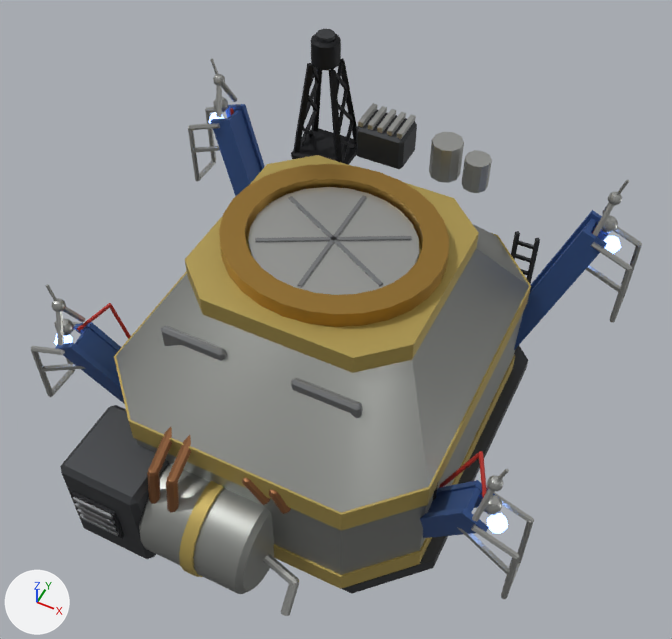
The glTF model client/assets/models/packs/placeholders/roboport.glb: old version first, new version second.
One viewpoint serves both versions: a 50 mm camera at (2.12, -4.25, 6.34) aimed at (0.11, -0.23, 1.32). Lighting does not change. The marker at lower left points along +X, +Y and +Z. The picture after the commit comes second. Vertices at exactly the same position are counted once.

Script lines for the objects in view, before the commit:
```python
me_anim_door_n = bpy.data.meshes.new('anim_door_n')
me_anim_door_n.from_pydata(...)  # 50 vertices, 84 faces; spans x -0.6..0.6, y -0.013..0.55, z -0.01..0.043
# faces by material slot: [48, 36]
me_anim_door_n.materials.append(mat_steel_light)
me_anim_door_n.materials.append(mat_steel)
me_anim_door_s = bpy.data.meshes.new('anim_door_s')
me_anim_door_s.from_pydata(...)  # 50 vertices, 84 faces; spans x -0.6..0.6, y -0.55..0.013, z -0.01..0.043
# faces by material slot: [48, 36]
me_anim_door_s.materials.append(mat_steel_light)
me_anim_door_s.materials.append(mat_steel)
me_body = bpy.data.meshes.new('body')
me_body.from_pydata(...)  # 2832 vertices, 4984 faces; spans x -1.9..1.9, y -2.02..1.5, z 0.0..2.69
me_body.materials.append(mat_steel_dark)
me_body.materials.append(mat_steel_robo)
me_body.materials.append(mat_paint_robo)
me_body.materials.append(mat_brass_rim)
me_body.materials.append(mat_steel_light)
me_body.materials.append(mat_steel_black)
me_body.materials.append(mat_steel)
me_body.materials.append(mat_copper_dull)
me_body.materials.append(mat_paint_robo_blue)
me_body.materials.append(mat_rubber_red)
ob_anim_door_n = bpy.data.objects.new('anim_door_n', me_anim_door_n)
ob_anim_door_n.location = (0.0, -0.05, 1.88)
ob_anim_door_s = bpy.data.objects.new('anim_door_s', me_anim_door_s)
ob_anim_door_s.location = (0.0, -0.05, 1.88)
ob_body = bpy.data.objects.new('body', me_body)
ob_body.location = (0.0, 0.0, 0.0)
```
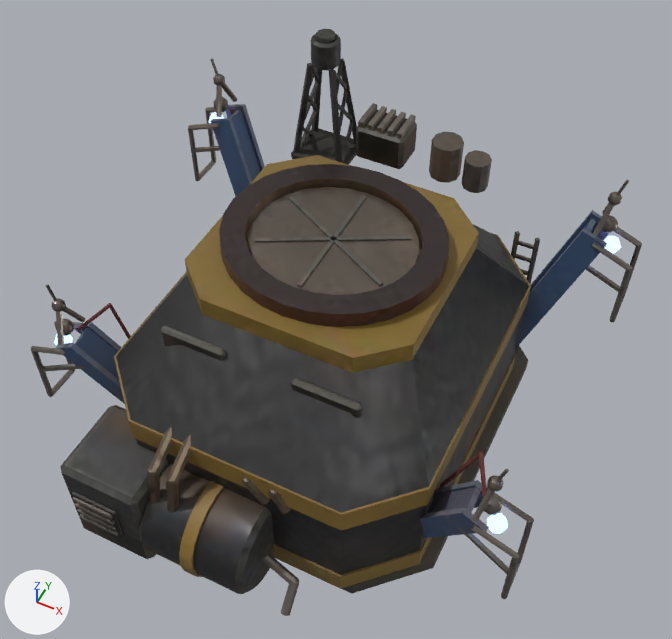
Pixel boxes (x1, y1, x2, y2) of what changed, in the pictures (672 x 639 px; the box of a moved part takes in the faces that stretch with it):
part 1 of me_anim_door_n, recoloured (darker)
    both: (258, 187, 419, 267)
part 2 of me_anim_door_n, recoloured
    both: (288, 195, 412, 241)
part 3 of me_anim_door_s, recoloured (darker)
    both: (248, 214, 412, 295)
part 4 of me_anim_door_s, recoloured
    both: (255, 237, 383, 287)
part 5 of me_body, moved or reshaped
    both: (242, 479, 270, 505)
part 6 of me_body, edited (looks the same)
    both: (60, 29, 540, 594)
part 7 of me_body, recoloured (grey to black)
    both: (116, 224, 529, 594)
part 8 of me_body, recoloured
    both: (114, 155, 531, 589)
part 9 of me_body, recoloured (darker)
    both: (219, 164, 449, 327)
part 10 of me_body, recoloured
    both: (31, 58, 642, 616)
part 11 of me_body, recoloured
    both: (71, 33, 357, 538)
part 12 of me_body, recoloured
    both: (72, 326, 363, 536)
part 13 of me_body, recoloured
    both: (147, 427, 291, 514)
part 14 of me_body, recoloured
    both: (55, 104, 609, 538)
part 15 of me_body, recoloured
    both: (77, 108, 597, 498)

The change in detail:
Picture 'Image_0' (img_image_0) is new.
Picture 'Image_2' (img_image_2) is new.
Picture 'Image_1' (img_image_1) is new.
Material 'pbr_body' (mat_pbr_body) is new.
Uses the picture img_image_0.
Uses the picture img_image_1.
Uses the picture img_image_2.
me_anim_door_n has 50 vertices, 84 faces and spans x -0.6..0.6, y -0.013..0.55, z -0.01..0.043.
me_anim_door_n is used by ob_anim_door_n; location (0.0, -0.05, 1.88).
me_anim_door_n part 1: 48 faces spanning x -0.6..0.6, y 0.0..0.55, z -0.01..0.03 switch from mat_steel_light to mat_pbr_body.
me_anim_door_n part 2: 36 faces spanning x -0.483..0.483, y -0.013..0.5, z 0.027..0.043 switch from mat_steel to mat_pbr_body.
me_anim_door_s has 50 vertices, 84 faces and spans x -0.6..0.6, y -0.55..0.013, z -0.01..0.043.
me_anim_door_s is used by ob_anim_door_s; location (0.0, -0.05, 1.88).
me_anim_door_s part 3: 48 faces spanning x -0.6..0.6, y -0.55..0.0, z -0.01..0.03 switch from mat_steel_light to mat_pbr_body.
me_anim_door_s part 4: 36 faces spanning x -0.483..0.483, y -0.5..0.013, z 0.027..0.043 switch from mat_steel to mat_pbr_body.
me_body has 2832 vertices, 4984 faces and spans x -1.9..1.9, y -2.02..1.5, z 0.0..2.69.
me_body is used by ob_body; location (0.0, 0.0, 0.0).
Part 5, on me_body:
38 faces are deleted.
38 new faces join them.
me_body part 6: 308 faces spanning x -1.32..1.32, y -1.95..1.5, z 0.0..2.69 switch from mat_steel_dark to mat_pbr_body.
me_body part 7: 212 faces spanning x -1.22..1.22, y -2.0..1.3, z 0.04..1.7 switch from mat_steel_robo to mat_pbr_body.
me_body part 8: 160 faces spanning x -1.23..1.23, y -2.02..1.31, z 0.02..1.85 switch from mat_paint_robo to mat_pbr_body.
me_body part 9: 228 faces spanning x -0.8..0.8, y -0.79..0.69, z 1.85..1.97 switch from mat_brass_rim to mat_pbr_body.
me_body part 10: 2588 faces spanning x -1.9..1.9, y -1.93..1.36, z 0.13..2.18 switch from mat_steel_light to mat_pbr_body.
me_body part 11: 448 faces spanning x -1.12..0.6, y -1.97..1.32, z 0.25..2.66 switch from mat_steel_black to mat_pbr_body.
me_body part 12: 224 faces spanning x -1.1..0.8, y -1.99..1.34, z 0.3..1.62 switch from mat_steel to mat_pbr_body.
me_body part 13: 378 faces spanning x -0.54..0.44, y -1.94..-1.29, z 0.19..1.23 switch from mat_copper_dull to mat_pbr_body.
me_body part 14: 144 faces spanning x -1.67..1.67, y -1.26..1.26, z 0.39..1.74 switch from mat_paint_robo_blue to mat_pbr_body.
me_body part 15: 256 faces spanning x -1.59..1.59, y -1.08..1.2, z 0.69..1.71 switch from mat_rubber_red to mat_pbr_body.
